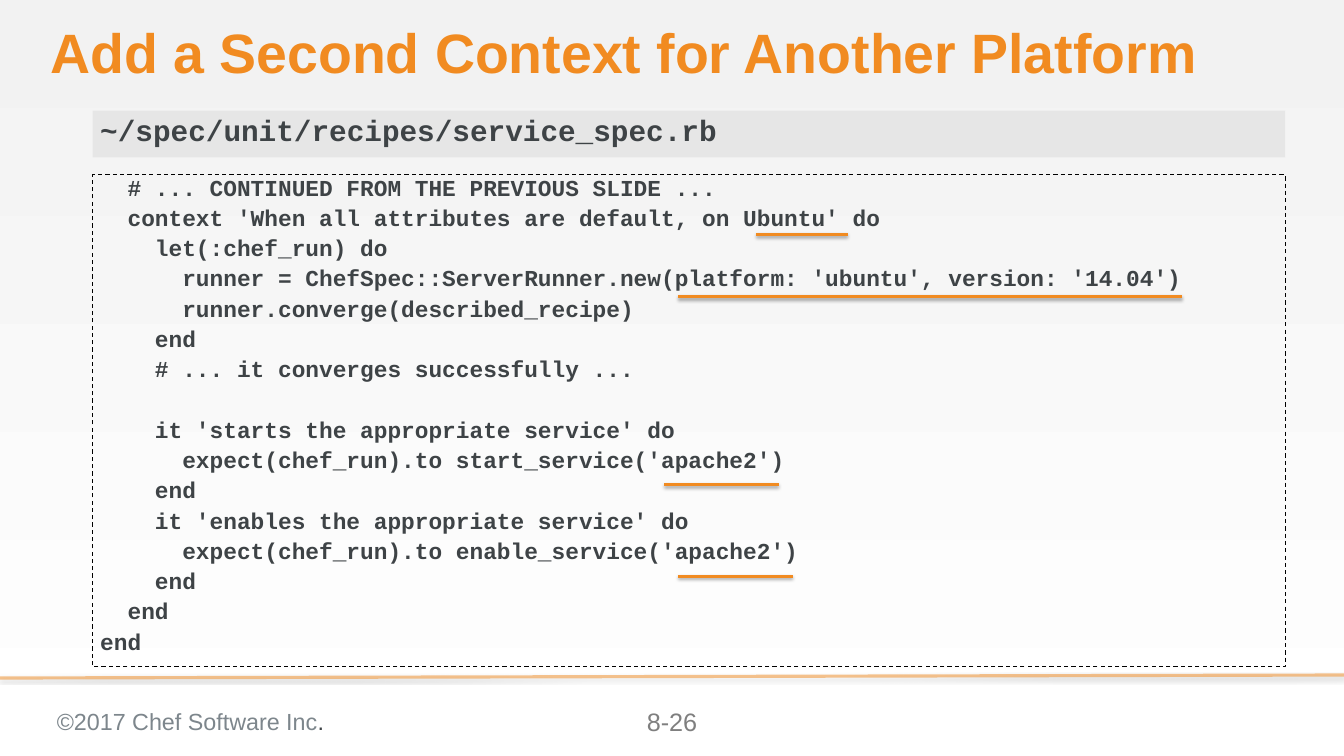
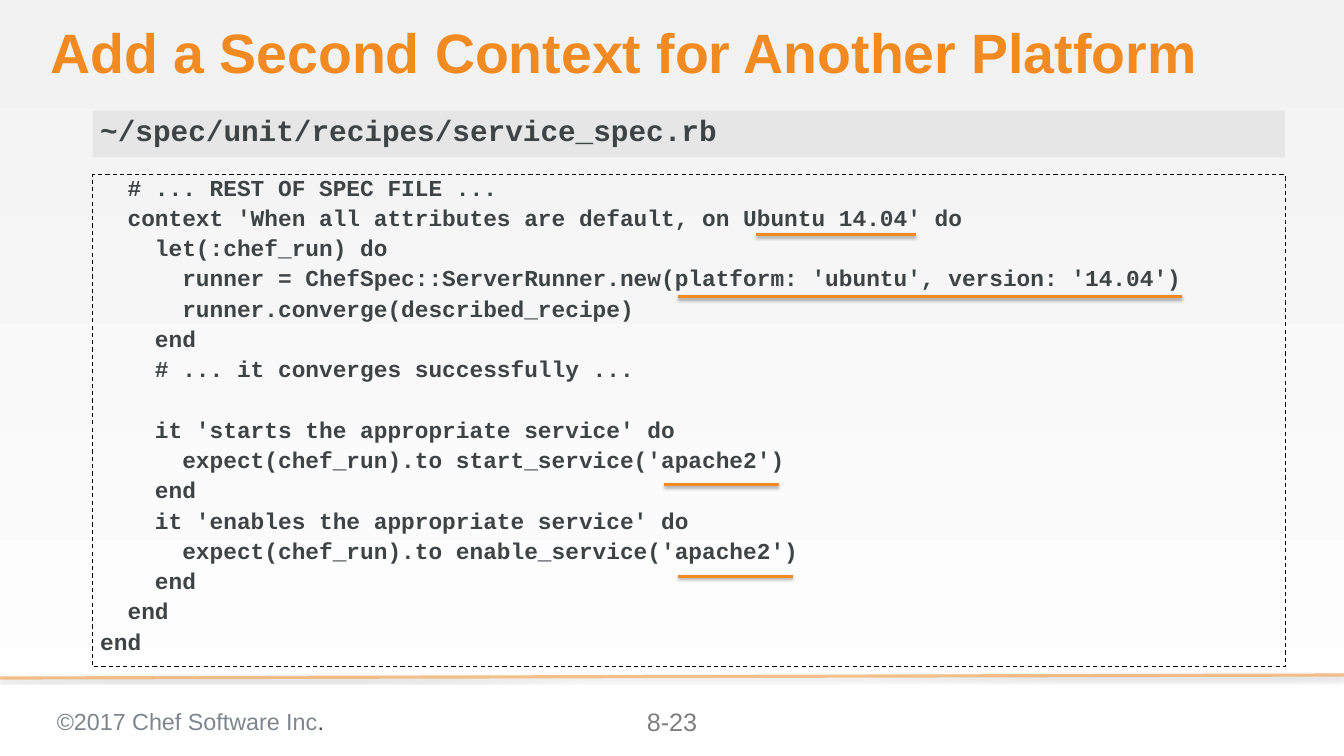
Before and after one commit to ericheiser/chef-intermediate, a slide deck: slide 23 of 08-refactoring_for_multiple_platforms.pptx (slide 26 before the commit). Drawn at 1344x756 pixels with LibreOffice and Linux fonts; fonts in the diff are those of the drawing; background and template pictures are left out. Boxes give left, top, right and bottom in pixels: in the first picture for what was removed or moved away, otherwise in the second. Text is boxed around its words. In the diff, an @@ line names an element or a change of style, - is before the commit and + after.

Commit message:
Mod 8: updated screen shots, removed slides that declared specific platform since it was done in Mod 5, corrected Slide titles, corrected section on Fauxhai

```diff
--- a/08-refactoring_for_multiple_platforms.pptx
+++ b/08-refactoring_for_multiple_platforms.pptx
@@ text at [128,180,962,230]: text changed @@
-# ... CONTINUED FROM THE PREVIOUS SLIDE ...
-context 'When all attributes are default, on Ubuntu' do
+# ... REST OF SPEC FILE ...
+context 'When all attributes are default, on Ubuntu 14.04' do
@@ line moved from (756, 235) - (847, 235) to (756, 235) - (915, 235) @@
@@ page number at [647,713,697,731]: text changed @@
-8-26
+8-23
```
Also in this commit, not shown: 15 other slides changed, 3 slides removed.
